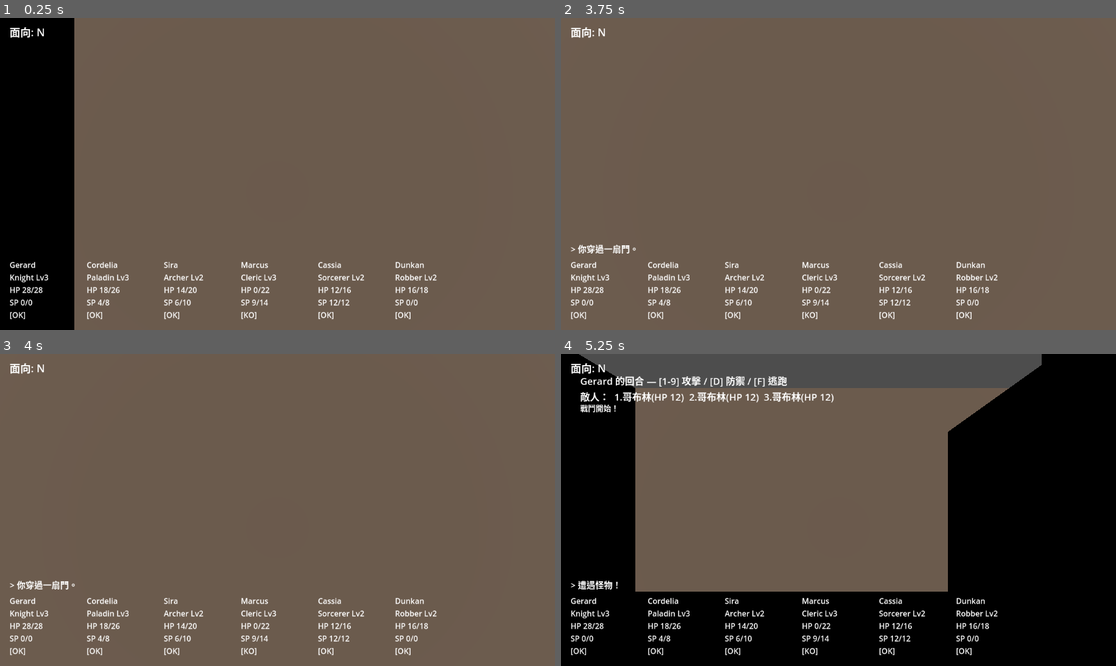
Above: before the commit, frames 1-4 (two rows, left to right).
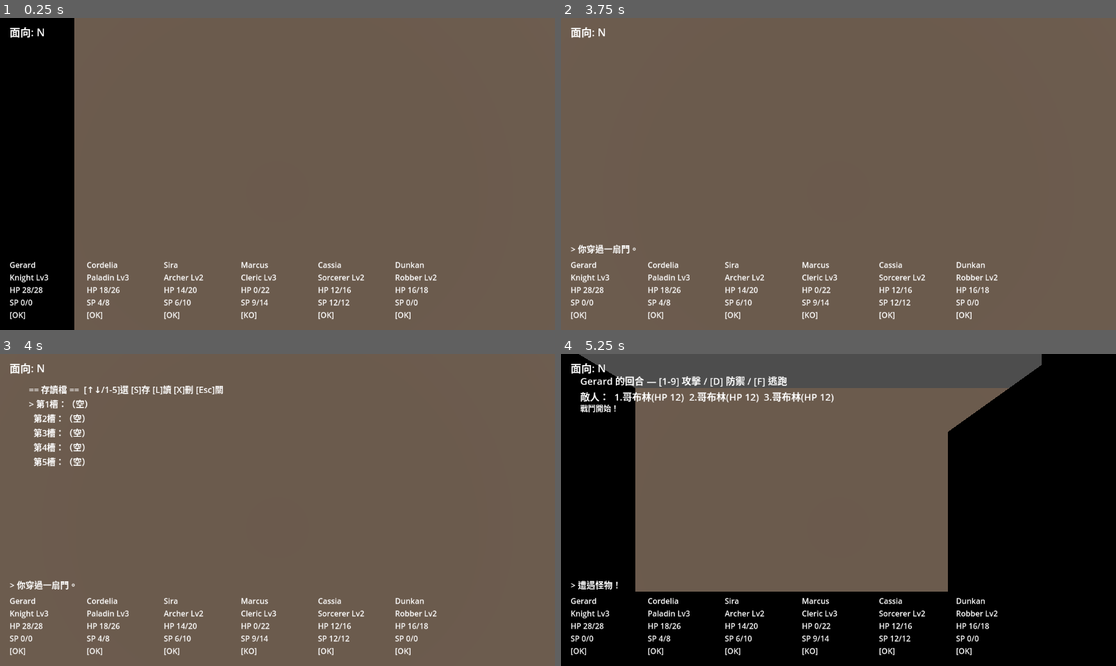
Above: after the commit, the same moments.

Repository: kurtsgm/mm
Game: Godot game, scene res://presentation/world/main.tscn
Same seed, same stepped clock (60 frames per second), same inputs: the game is played once before the commit and once after it.
Inputs (mouse positions are in pixels of both pictures, inside the frame that each line leads up to):
- Up to frame 1 (0.25 s): no input
- Up to frame 2 (3.75 s): tap Enter at 0.5, 2, 3.5 s; move the mouse to (960, 158) at 0.52 s; hold E (strafe_right) 0.53-1.25 s; tap Y at 0.6 s; click (960, 158) at 0.67 s; tap 1 at 0.8 s; tap Space at 1.25, 2.75 s; drag from (727, 189) to (810, 236) at 1.27 s; move the mouse to (894, 105) at 2.02 s; hold E (strafe_right) 2.03-2.75 s; tap 5 at 2.1 s; tap L at 2.3 s; drag from (810, 236) to (672, 127) at 2.77 s; move the mouse to (1005, 220) at 3.52 s; hold Q (strafe_left) from 3.53 s (still down); tap X at 3.6 s
- Up to frame 3 (4 s): keep holding Q (strafe_left); tap Tab at 3.8 s
- Up to frame 4 (5.25 s): tap Escape at 4.15 s; release Q (strafe_left) at 4.25 s; drag from (672, 463) to (755, 432) at 4.27 s; tap Space at 5 s; move the mouse to (866, 510) at 5.02 s; hold S (move_back) from 5.03 s (still down); tap Y at 5.1 s; click (866, 510) at 5.17 s

Frames 1-2 are identical in both runs. In frame 3, 1.1% of the frame differs, in the area x 5-41%, y 10-37%; in frame 4, nothing differs.

Commit message:
feat: add save/load menu UI wired to SaveSystem (M5a complete)

Diff:
--- /dev/null
+++ b/presentation/ui/save_menu.gd
@@ -0,0 +1,91 @@
+class_name SaveMenu
+extends CanvasLayer
+
+# 程式建構的存讀檔選單（無真美術）：列出 SLOT_COUNT 槽，鍵盤操作。
+# [↑/↓ 或 1-5] 選槽 / [S] 存檔 / [L] 讀檔 / [X] 刪除（需 Y 確認）/ [Esc] 關閉
+# 直接驅動 SaveSystem；讀檔成功後關閉，世界重建由 main 接 SaveSystem.loaded。
+# 不呼叫 set_input_as_handled：開啟期間 main 只看 Tab、player 已被停用，無按鍵衝突。
+
+signal closed
+
+var _panel: Label
+var _selected := 0
+var _confirm_delete := false
+
+func is_open() -> bool:
+	return visible
+
+func open() -> void:
+	visible = true
+	_selected = 0
+	_confirm_delete = false
+	set_process_unhandled_input(true)
+	_refresh()
+
+func close() -> void:
+	visible = false
+	set_process_unhandled_input(false)
+	closed.emit()
+
+func _ready() -> void:
+	layer = 10
+	visible = false
+	_panel = Label.new()
+	_panel.position = Vector2(60, 60)
+	_panel.add_theme_font_size_override("font_size", 18)
+	add_child(_panel)
+	set_process_unhandled_input(false)
+
+func _unhandled_input(event: InputEvent) -> void:
+	if not visible:
+		return
+	if not (event is InputEventKey and event.pressed and not event.echo):
+		return
+	var key: int = event.keycode
+	if _confirm_delete:
+		if key == KEY_Y:
+			SaveSystem.delete_slot(_selected)
+		_confirm_delete = false
+		_refresh()
+		return
+	if key == KEY_ESCAPE:
+		close()
+	elif key == KEY_UP:
+		_selected = (_selected + SaveSystem.SLOT_COUNT - 1) % SaveSystem.SLOT_COUNT
+		_refresh()
+	elif key == KEY_DOWN:
+		_selected = (_selected + 1) % SaveSystem.SLOT_COUNT
+		_refresh()
+	elif key >= KEY_1 and key <= KEY_5:
+		var idx := key - KEY_1
+		if idx < SaveSystem.SLOT_COUNT:
+			_selected = idx
+			_refresh()
+	elif key == KEY_S:
+		SaveSystem.save_to_slot(_selected)
+		GameState.message_log.push("已存檔到第 %d 槽。" % (_selected + 1))
+		_refresh()
+	elif key == KEY_L:
+		if SaveSystem.has_slot(_selected):
+			SaveSystem.load_from_slot(_selected)
+			GameState.message_log.push("已讀取第 %d 槽。" % (_selected + 1))
+			close()
+	elif key == KEY_X:
+		if SaveSystem.has_slot(_selected):
+			_confirm_delete = true
+			_refresh()
+
+func _refresh() -> void:
+	var lines: Array[String] = ["== 存讀檔 ==  [↑↓/1-5]選 [S]存 [L]讀 [X]刪 [Esc]關"]
+	var slots := SaveSystem.list_slots()
+	for i in slots.size():
+		var marker := "> " if i == _selected else "  "
+		var meta: Dictionary = slots[i]
+		var desc := "（空）"
+		if not meta.is_empty():
+			desc = "%s  金幣%d  %s" % [
+				meta.get("map_id", "?"), int(meta.get("gold", 0)), meta.get("saved_at", "")]
+		lines.append("%s第%d槽：%s" % [marker, i + 1, desc])
+	if _confirm_delete:
+		lines.append("確認刪除第 %d 槽？[Y] 確認 / 其他鍵取消" % (_selected + 1))
+	_panel.text = "\n".join(lines)
--- a/presentation/world/main.gd
+++ b/presentation/world/main.gd
@@ -10,6 +10,7 @@
 var _combat_layer: CombatLayer
 var _combat: CombatSystem
 var _combat_pos: Vector2i
+var _save_menu: SaveMenu
 
 func _ready() -> void:
 	var map := MapManager.load_text_file(MAP_PATH)
@@ -24,6 +25,11 @@
 	_combat_layer = CombatLayer.new()
 	add_child(_combat_layer)
 	_combat_layer.combat_finished.connect(_on_combat_finished)
+
+	_save_menu = SaveMenu.new()
+	add_child(_save_menu)
+	_save_menu.closed.connect(_on_menu_closed)
+	SaveSystem.loaded.connect(_on_loaded)
 
 	_player.setup(MapManager.current_grid, map.start_pos, map.start_facing)
 
@@ -102,3 +108,25 @@
 	label.add_theme_font_size_override("font_size", 64)
 	layer.add_child(label)
 	add_child(layer)
+
+func _unhandled_input(event: InputEvent) -> void:
+	if not (event is InputEventKey and event.pressed and not event.echo):
+		return
+	if event.keycode != KEY_TAB:
+		return
+	if _combat != null:
+		return  # 戰鬥中禁用選單
+	if _save_menu.is_open():
+		_save_menu.close()
+	else:
+		_player.set_enabled(false)
+		_save_menu.open()
+
+func _on_menu_closed() -> void:
+	_player.set_enabled(true)
+
+func _on_loaded() -> void:
+	_world_builder.build(MapManager.current_map)
+	_player.setup(MapManager.current_grid, GameState.player_pos, GameState.player_facing)
+	_hud.refresh()
+	GameState.message_log.push("讀檔完成。")
Not shown, added: presentation/ui/save_menu.gd.uid
